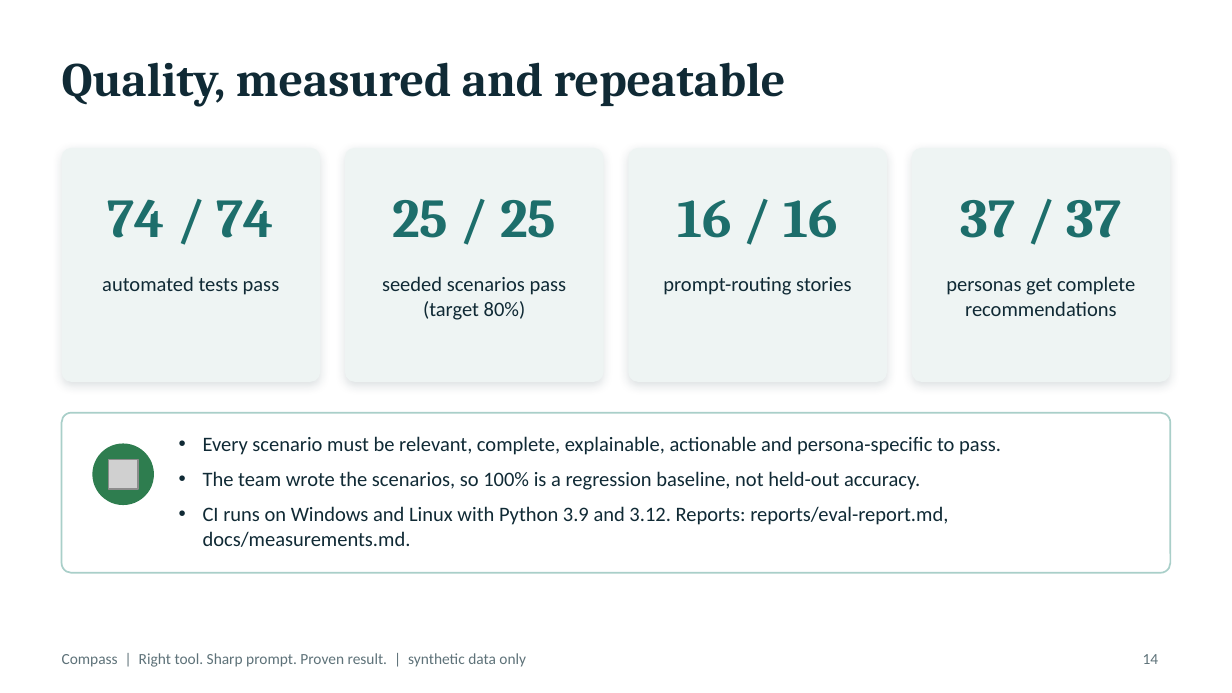
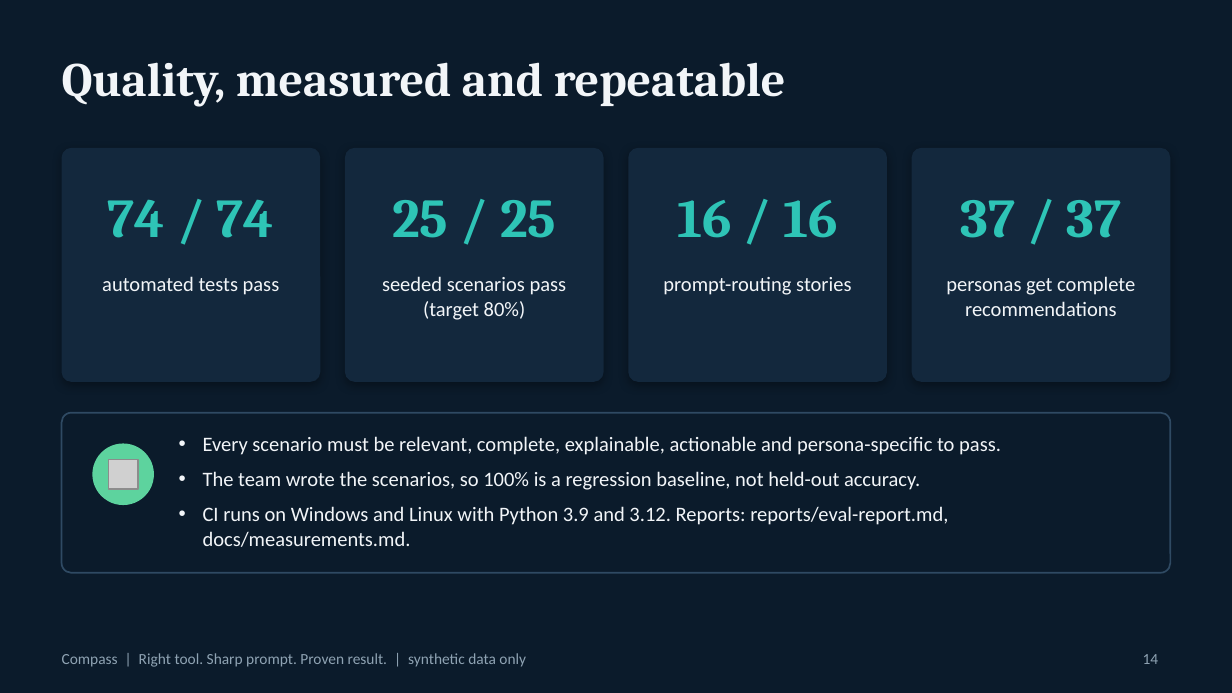
Before and after one commit to Kalyanraja/compass-ai-coach, a slide deck: slide 14 of docs/presentation/Compass-Hackathon.pptx. Drawn at 1232x693 pixels with LibreOffice and Linux fonts; fonts in the diff are those of the drawing; grey boxes stand for pictures. Boxes give left, top, right and bottom in pixels: in the first picture for what was removed or moved away, otherwise in the second. Text is boxed around its words. In the diff, an @@ line names an element or a change of style, - is before the commit and + after.

```diff
--- a/docs/presentation/Compass-Hackathon.pptx
+++ b/docs/presentation/Compass-Hackathon.pptx
@@ background #FFFFFF to #0B1B2B @@
@@ fill #EEF4F3 to #13283D; shadow changed in 4 elements at (62,148,320,382), (345,148,604,382), (628,148,887,382), (912,148,1170,382) @@
@@ text colour #1D6E6B to #2EC4B6 in 4 elements at (108,199,274,238), (392,200,556,238), (677,200,838,238), (960,200,1122,238) @@
@@ rounded rectangle at (62,413,1170,573): fill #FFFFFF to #0B1B2B; outline #A9CFC9 1 pt to #2F4A63 1 pt @@
@@ ellipse at (92,444,154,505): fill #2E7D4F to #5DD39E @@
@@ text colour #102A35 to #F2F5F8 in 6 elements at (62,62,786,106), (102,276,280,295), (382,276,567,320), (663,277,851,295), (946,276,1135,316), (203,436,1001,547) @@
@@ text "Compass | Right tool. Sharp ..." at (62,653,526,667): text colour #5E7279 to #8FA3B3 @@
@@ page number at (1143,654,1159,664): text colour #5E7279 to #8FA3B3 @@
```
Also in this commit, not shown: 15 other slides changed, 2 other files.
